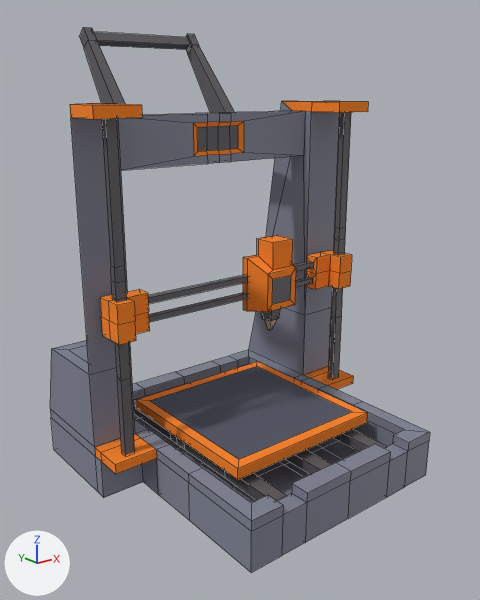
One commit to the Blender file Assets/GameAssets/Meshes/scene_lab1.blend: the scene before it, then after it.
Rendered twice from a camera (50 mm lens) standing at (-2.603, 1.745, 2.147) and looking at (-1.226, 3.466, 1.458). Every picture has the same lights, and +X, +Y and +Z are marked at lower left. The older version comes first. Mesh edges are drawn as thin lines. The same objects are shown in both versions, whatever each file hides.

Objects in the first picture: 'print01'.
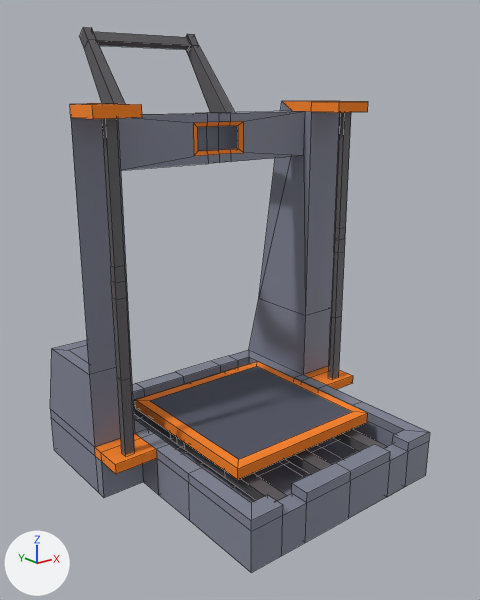
Location of each change, [x1, y1, x2, y2] in pixels of the pictures (480 x 600 px):
```json
{"part": 1, "of": "me_cube_008", "change": "deleted", "before": [100, 250, 352, 345]}
{"part": 2, "of": "me_cube_008", "change": "deleted", "before": [243, 235, 296, 330]}
{"part": 3, "of": "me_cube_008", "change": "deleted", "before": [197, 125, 238, 151]}
```

The change, as JSON lines over the scene's bpy script:
```json
{"block": "me_cube_008", "where": "# used by ob_print01; location = (-1.087, 3.485, 1.48); scale = (0.0754, 0.0572, 0.289)"}
{"block": "me_cube_008", "where": "# verts and faces of me_cube_008; kept vertices keep their numbers, new ones are numbered from 568"}
{"block": "me_cube_008", "where": "# before: 100 (-2.8, 2.0, 1.7) at pixel (197, 151), 103 (-0.6, 2.0, 1.7) at pixel (238, 148), 108 (-2.8, 2.0, 1.9) at pixel (197, 127), 111 (-0.6, 2.0, 1.9) at pixel (238, 125), 306 (-1.7, 2.0, 1.7) at pixel (218, 150)"}
{"block": "me_cube_008", "where": "# before: 307 (-1.7, 2.0, 1.9) at pixel (218, 126), 310 (-1.0, 2.0, 1.7) at pixel (230, 149), 315 (-1.0, 2.0, 1.9) at pixel (229, 125), 320 (-2.3, 2.0, 1.9) at pixel (206, 126), 323 (-2.3, 2.0, 1.7) at pixel (206, 150)"}
{"op": "remove", "block": "me_cube_008", "code": "me_cube_008.from_pydata(...)  # 568 vertices, 556 faces; spans x -9.0..5.6, y -9.6..10.8, z -2.1..3.1"}
{"op": "add", "block": "me_cube_008", "code": "me_cube_008.from_pydata(...)  # 452 vertices, 438 faces; spans x -9.0..5.6, y -9.6..10.8, z -2.1..3.1"}
{"block": "me_cube_008", "change": "me_cube_008 part 1: the loose piece of 64 vertices spanning x -8.4..5.0, y -1.0..0.8, z -0.2..0.2 is deleted"}
{"block": "me_cube_008", "change": "me_cube_008 part 2: the loose piece of 52 vertices spanning x -1.1..1.1, y -1.4..0.6, z -0.6..0.6 is deleted"}
{"block": "me_cube_008", "change": "me_cube_008 part 3"}
{"op": "add", "block": "me_cube_008", "code": "delete_faces([(103, 111, 315, 310), (306, 307, 320, 323), (306, 310, 315, 307), (100, 323, 320, 108)])"}
{"op": "remove", "block": "me_cube_008", "code": "me_cube_008.materials.append(mat_sups_nigtstand)  # beige #c5a891"}
```
